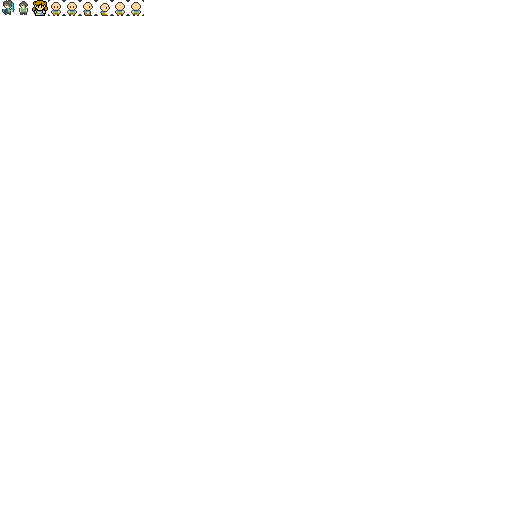
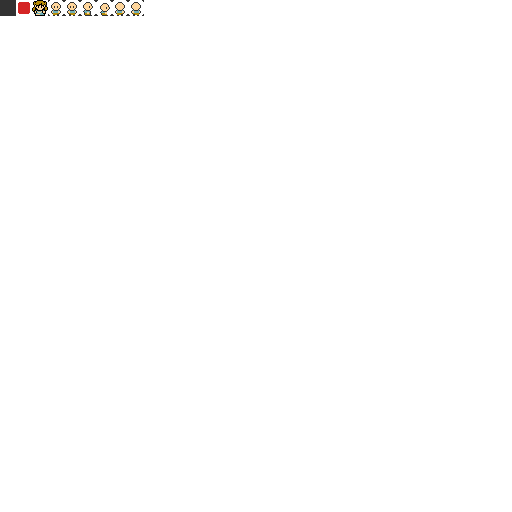
Comparing the layer stacks of the two (512, 512) images. Changes:
painted on "sprites.png" over (0, 0, 30, 16)
